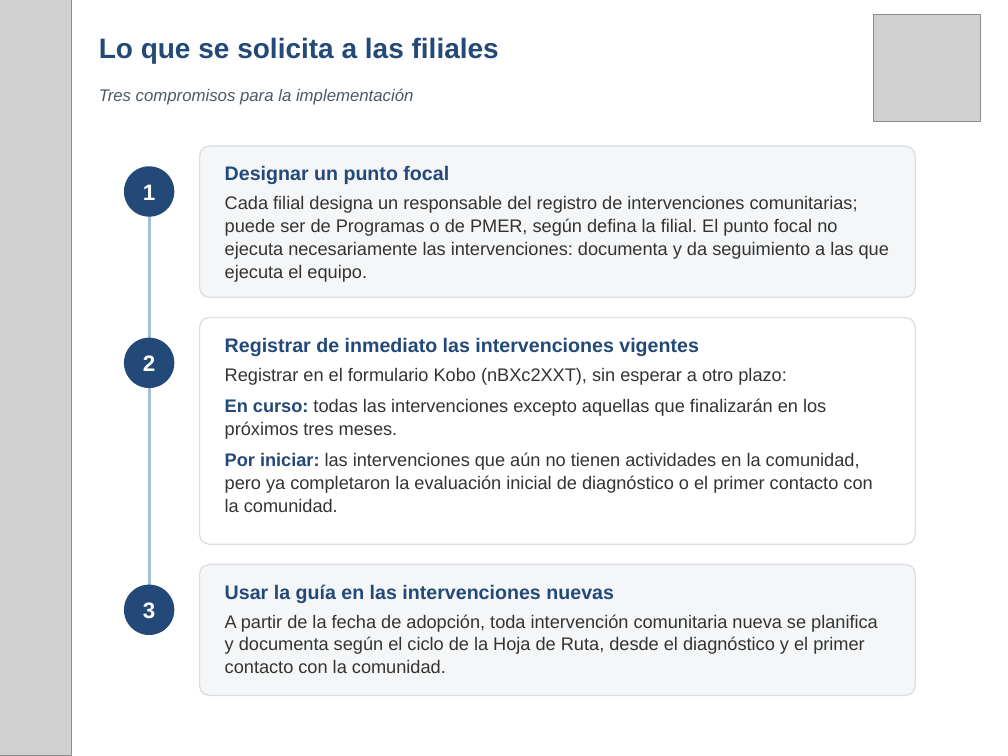
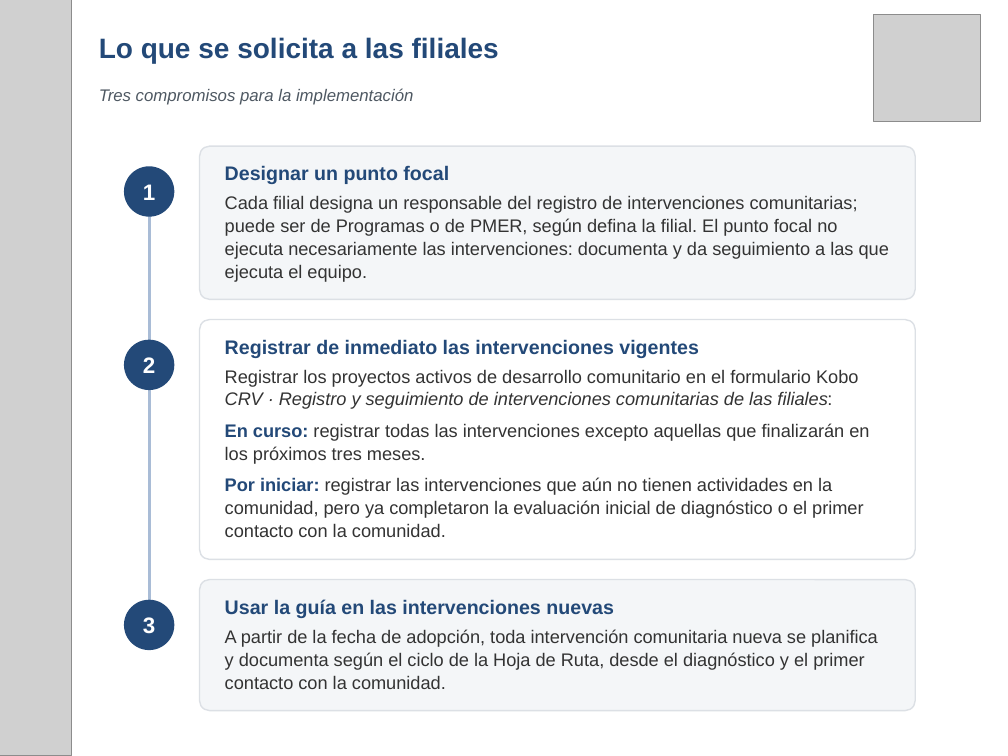
Before and after one commit to fmblancop/Hoja-de-Ruta-CRV, a slide deck: slide 12 of Hoja_de_Ruta_CRV_presentacion.pptx. Drawn at 1008x756 pixels with LibreOffice and Linux fonts; fonts in the diff are those of the drawing; grey boxes stand for pictures. Boxes give left, top, right and bottom in pixels: in the first picture for what was removed or moved away, otherwise in the second. Text is boxed around its words. In the diff, an @@ line names an element or a change of style, - is before the commit and + after.

```diff
--- a/Hoja_de_Ruta_CRV_presentacion.pptx
+++ b/Hoja_de_Ruta_CRV_presentacion.pptx
@@ rounded rectangle at <box>200,146,915,299</box>: proportions changed @@
@@ line moved from (149, 192) - (149, 610) to (149, 192) - (149, 625) @@
@@ rounded rectangle at <box>200,320,915,559</box>: proportions changed @@
@@ rounded rectangle: place and size @@
-rounded rectangle at <box>200,318,915,544</box>
+rounded rectangle at <box>200,320,915,559</box>
@@ text at <box>225,369,869,537</box>: text changed @@
-Registrar en el formulario Kobo (nBXc2XXT), sin esperar a otro plazo:
-En curso: todas las intervenciones excepto aquellas que finalizarán en los próximos tres meses.
-Por iniciar: las intervenciones que aún no tienen actividades en la comunidad, pero ya completaron la evaluación inicial de diagnóstico o el primer contacto con la comunidad.
+Registrar los proyectos activos de desarrollo comunitario en el formulario Kobo CRV · Registro y seguimiento de intervenciones comunitarias de las filiales:
+En curso: registrar todas las intervenciones excepto aquellas que finalizarán en los próximos tres meses.
+Por iniciar: registrar las intervenciones que aún no tienen actividades en la comunidad, pero ya completaron la evaluación inicial de diagnóstico o el primer contacto con la comunidad.
@@ 1 ellipse, 1 text, 1 rounded rectangle: place and size @@
-1 ellipse, 1 text, 1 rounded rectangle at <box>124,564,915,696</box>
+1 ellipse, 1 text, 1 rounded rectangle at <box>124,580,915,711</box>
```
Also in this commit, not shown: 9 other slides changed.
